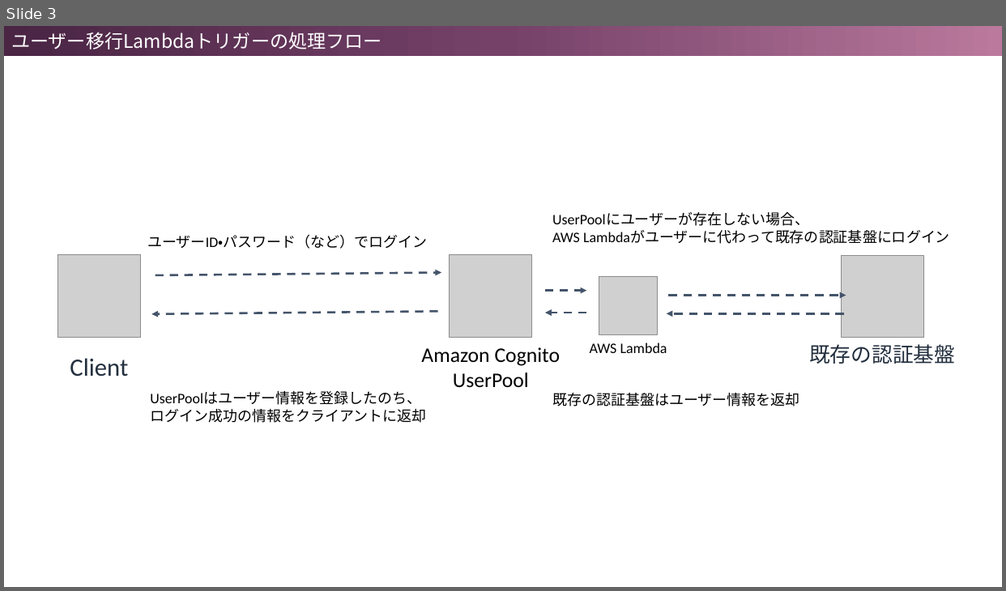
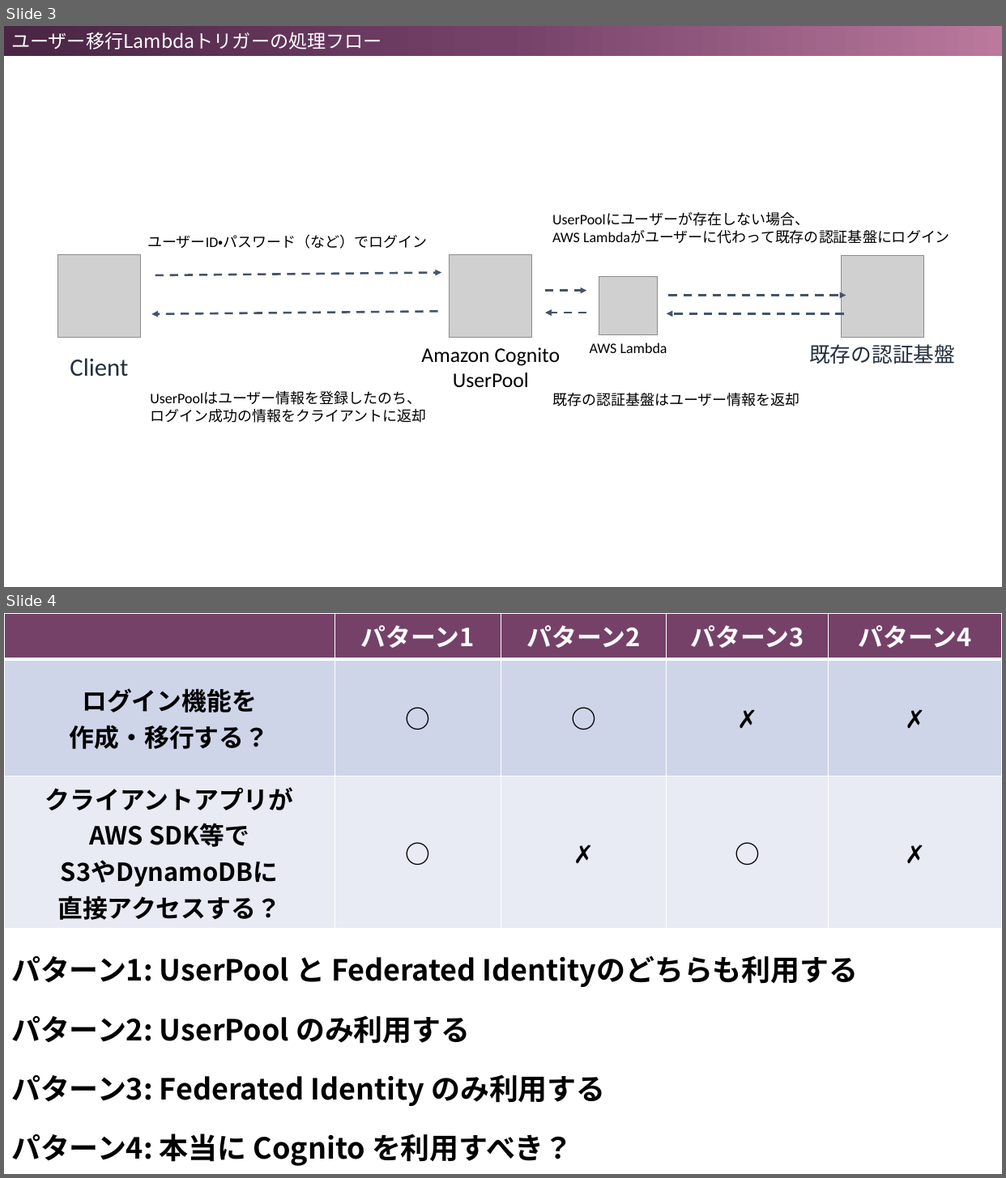
Before and after one commit to xhiroga/cognito-userpool-in-action, a slide deck: images/figures.pptx. Shown one above the other, each under a label of ours: slide 3 before the commit, slides 3 and 4 after it. The pictures are 1006x591 and 1006x1178 pixels, drawn with LibreOffice and Linux fonts; fonts in the diff are those of the drawing; grey boxes stand for pictures. Boxes give left, top, right and bottom in pixels: in the first picture for what was removed or moved away, otherwise in the second. Text is boxed around its words. In the diff, an @@ line names an element or a change of style, - is before the commit and + after.

```diff
--- a/images/figures.pptx
+++ b/images/figures.pptx
@@ slide 4 added at box(4, 613, 1002, 1174), background #FFFFFF @@
@@ table added at box(4, 613, 1002, 923), 3 rows, 5 columns @@
+ | パターン1 | パターン2 | パターン3 | パターン4
+ログイン機能を / 作成・移行する？ | ○ | ○ | ✗ | ✗
+クライアントアプリが / AWS SDK等で / S3やDynamoDBに / 直接アクセスする？ | ○ | ✗ | ○ | ✗
@@ text added at box(11, 956, 858, 1166), 28 pt, text #000000, bold @@
+パターン1: UserPool と Federated Identityのどちらも利用する
+パターン2: UserPool のみ利用する
+パターン3: Federated Identity のみ利用する
+パターン4: 本当に Cognito を利用すべき？
```
Also in this commit, not shown: 1 slide changed, 1 other slide added, 5 other files.
